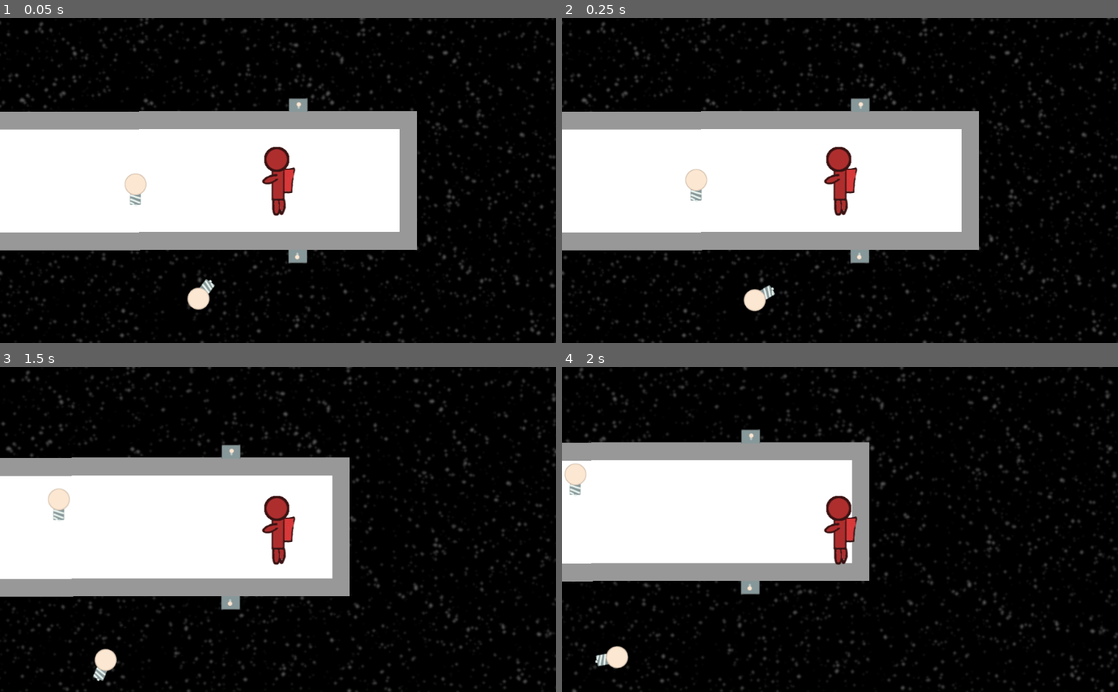
Above: before the commit, frames 1-4 (two rows, left to right).
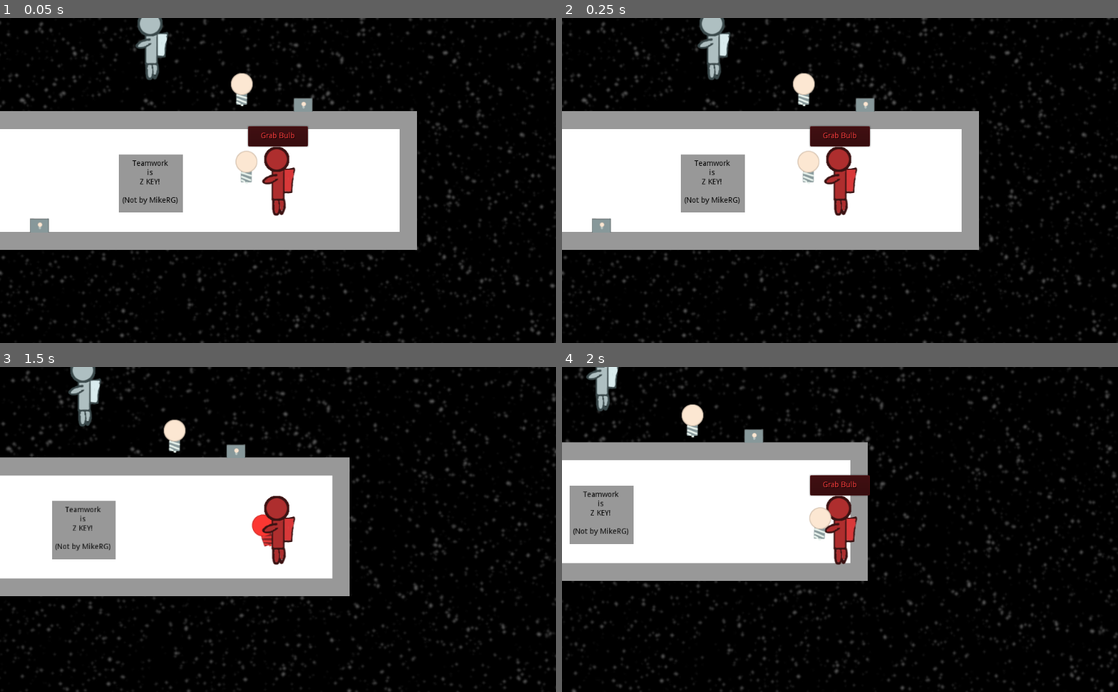
Above: after the commit, the same moments.

Repository: thecyberwraith/cb-gamejam-2021
Game: Godot game, scene res://Levels/Level3/Level3.tscn
The game is run twice, just before and just after one commit, with the same random seed, the same clock (stepped at 60 frames per second) and the same inputs. Before the commit the project starts from res://Levels/Level2/Level2.tscn.
Inputs:
- Up to frame 1 (0.05 s): no input
- Up to frame 2 (0.25 s): no input
- Up to frame 3 (1.5 s): hold Right (ui_right) 0.53-1.28 s; tap Space (ui_select) at 0.77 s; hold Down (ui_down) from 1.28 s (still down)
- Up to frame 4 (2 s): keep holding Down (ui_down); tap Space (ui_select) at 1.52 s

The runs differ from the first frame. In frame 1, 4.9% of the frame differs, in the area x 0-57%, y 0-90%; in frame 2, 4.9%; in frame 3, 4.1%; in frame 4, 4.7%.

Commit message:
Added level 3

Diff:
--- /dev/null
+++ b/Levels/Level3/Level3.gd
@@ -0,0 +1,19 @@
+extends Node2D
+
+onready var level_core = get_node("LevelCore")
+onready var base_1 = get_node("BulbBase")
+onready var base_2 = get_node("BulbBase2")
+
+var bases_filled: int = 0
+
+func _ready():
+	base_1.connect("on_bulb_placed", self, "on_based_filled", [1])
+	base_2.connect("on_bulb_placed", self, "on_based_filled", [1])
+	base_1.connect("on_bulb_removed", self, "on_based_filled", [-1])
+	base_1.connect("on_bulb_removed", self, "on_based_filled", [-1])
+
+func on_based_filled(amount: int):
+	bases_filled += amount
+
+	if bases_filled == 2:
+		level_core.level_success()
--- /dev/null
+++ b/Levels/Level3/Level3.tscn
@@ -0,0 +1,61 @@
+[gd_scene load_steps=7 format=2]
+
+[ext_resource path="res://Levels/LevelCore.tscn" type="PackedScene" id=1]
+[ext_resource path="res://Levels/Statics/DeadEnd/DeadEnd.tscn" type="PackedScene" id=2]
+[ext_resource path="res://Textures/wall_gray.jpg" type="Texture" id=3]
+[ext_resource path="res://Items/Bulb/BulbBase.tscn" type="PackedScene" id=4]
+[ext_resource path="res://Items/Bulb/Bulb.tscn" type="PackedScene" id=5]
+[ext_resource path="res://Levels/Level3/Level3.gd" type="Script" id=6]
+
+[node name="Level3" type="Node2D"]
+script = ExtResource( 6 )
+
+[node name="Starts" type="Node2D" parent="."]
+
+[node name="Position2D" type="Position2D" parent="Starts"]
+
+[node name="Position2D2" type="Position2D" parent="Starts"]
+position = Vector2( -233.345, -250.316 )
+
+[node name="Ship" type="Node2D" parent="."]
+
+[node name="DeadEnd" parent="Ship" instance=ExtResource( 2 )]
+
+[node name="DeadEnd2" parent="Ship" instance=ExtResource( 2 )]
+position = Vector2( -510.531, -3.05176e-05 )
+rotation = 3.14159
+
+[node name="Sprite" type="Sprite" parent="Ship"]
+position = Vector2( -233.774, 5.71118 )
+scale = Vector2( 7.37115, 6.72224 )
+texture = ExtResource( 3 )
+
+[node name="Label" type="Label" parent="Ship"]
+margin_left = -287.41
+margin_top = -38.2269
+margin_right = -184.41
+margin_bottom = 43.7731
+custom_colors/font_color = Color( 0, 0, 0, 1 )
+text = "Teamwork
+is
+Z KEY!
+
+(Not by MikeRG)"
+align = 1
+__meta__ = {
+"_edit_use_anchors_": false
+}
+
+[node name="LevelCore" parent="." instance=ExtResource( 1 )]
+
+[node name="Bulb" parent="." instance=ExtResource( 5 )]
+position = Vector2( -59.4641, -24.5407 )
+
+[node name="Bulb2" parent="." instance=ExtResource( 5 )]
+position = Vector2( -67.959, -168.01 )
+
+[node name="BulbBase" parent="." instance=ExtResource( 4 )]
+position = Vector2( 45.7779, -126.951 )
+
+[node name="BulbBase2" parent="." instance=ExtResource( 4 )]
+position = Vector2( -439.845, 95.8033 )
--- a/Menus/LevelsList.gd
+++ b/Menus/LevelsList.gd
@@ -4,7 +4,8 @@
 
 const LEVELS_LIST: Array = [
 	[ 'Repair that Bulb', 'res://Levels/Level1/Level1.tscn'],
-	[ 'Think Fast', 'res://Levels/Level2/Level2.tscn']
+	[ 'Think Fast', 'res://Levels/Level2/Level2.tscn'],
+	[ 'Who draw the short straw?', 'res://Levels/Level3/Level3.tscn']
 ]
 const MainMenu = "res://Menus/MainMenu.tscn"
 
--- a/project.godot
+++ b/project.godot
@@ -81,7 +81,7 @@
 [application]
 
 config/name="It's Not Rocket Science"
-run/main_scene="res://Levels/Level2/Level2.tscn"
+run/main_scene="res://Levels/Level3/Level3.tscn"
 config/icon="res://icon.png"
 
 [input]
